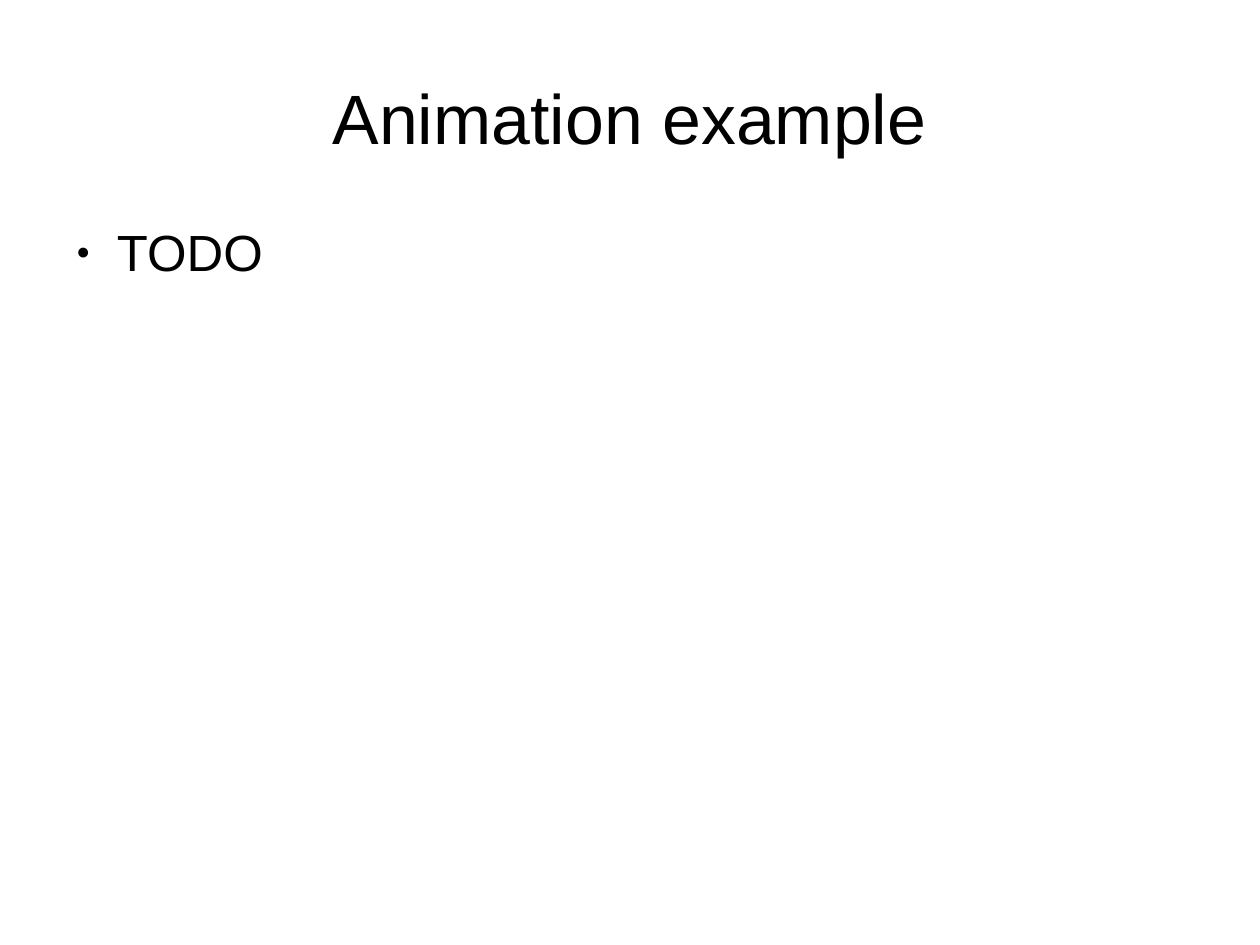
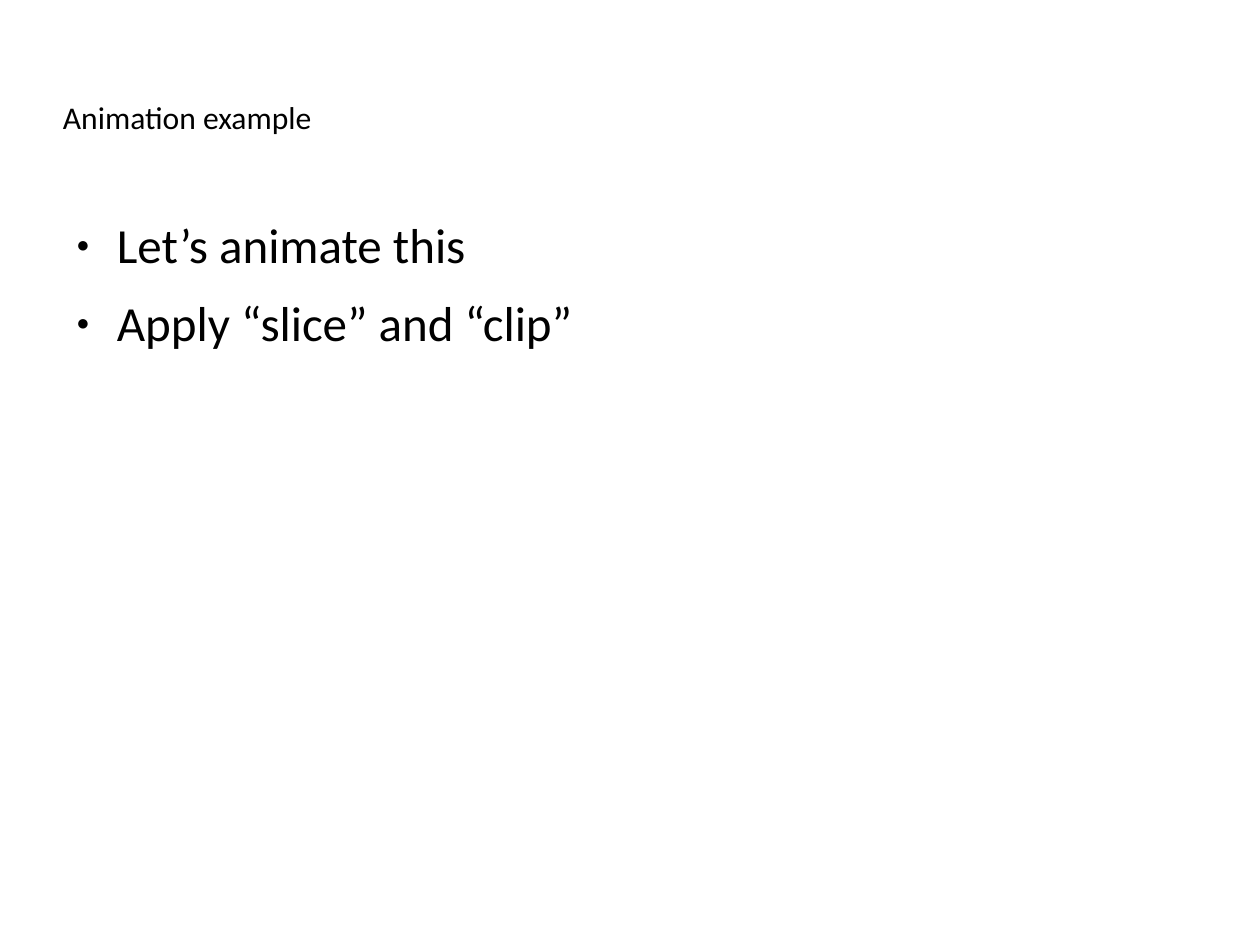
Before and after one commit to ucgmsim/workshops, a slide deck: slide 13 of presentation/slides.odp (slide 11 before the commit). Drawn at 1260x945 pixels with LibreOffice and Linux fonts; fonts in the diff are those of the drawing. Boxes give left, top, right and bottom in pixels: in the first picture for what was removed or moved away, otherwise in the second. Text is boxed around its words. In the diff, an @@ line names an element or a change of style, - is before the commit and + after.

```diff
--- a/presentation/slides.odp
+++ b/presentation/slides.odp
@@ title "Animation example" at (63,107,311,134): size 44 to 19.9 pt, font Arial to Calibri; alignment centre to left @@
@@ text at (117,228,573,349): text changed; size 32 to 30.9 pt; font Arial to Calibri @@
-● TODO
+● Let’s animate this
+● Apply “slice” and “clip”
```
Also in this commit, not shown: 10 other slides changed, 4 slides added.
